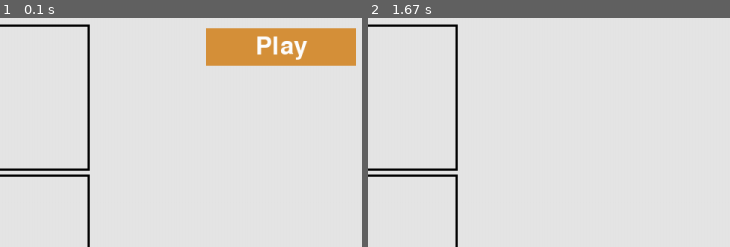
Above: before the commit, frames 1-2 (left to right).
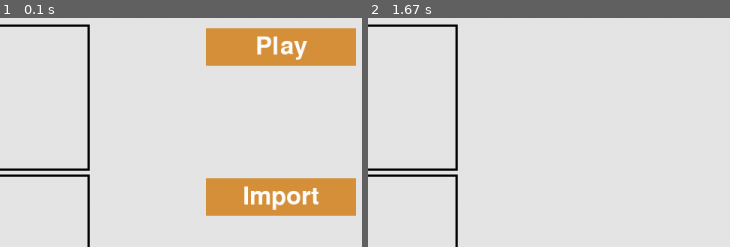
Above: after the commit, the same moments.

Repository: Chen-Carl/pygame-Tic-Tac-Toe
Game: pygame game, started from chess_main.py
Two runs of this game, one before a commit and one after it. Both use one fixed random seed, a clock stepped at 60 frames per second and the inputs below.
Inputs (mouse positions are % of the whole screen's width and height, from its top left):
- Up to frame 1 (0.1 s): no input
- Up to frame 2 (1.67 s): click "Play" at 0.38 s; click (58, 67) at 0.72 s; click (19, 39) at 1.05 s; click (25, 10) at 1.38 s
The pictures show only the part of the screen within x 50-100%, y 0-50%; the shares and areas given below are measured in that part.

The runs differ from the first frame. In frame 1, 6.6% of the frame differs, in the area x 56-99%, y 69-87%; in frame 2, nothing differs.

Commit message:
v1.3 - basic function add a function of importing chessbook

Diff:
--- a/button.py
+++ b/button.py
@@ -1,6 +1,6 @@
 import pygame.font
 class Button():
-    def __init__(self, ai_settings, screen, msg):
+    def __init__(self, ai_settings, screen, center, msg):
         self.screen = screen
         self.screen_rect = screen.get_rect()
 
@@ -10,7 +10,7 @@
         self.font = pygame.font.SysFont(None, 48)
 
         self.rect = pygame.Rect(0, 0, self.width, self.height)
-        self.rect.center = (900, 80)
+        self.rect.center = center
 
         self.prep_msg(msg)
 
--- a/chess_main.py
+++ b/chess_main.py
@@ -14,7 +14,8 @@
     pygame.init()
     ai_settings = Settings()
     screen = pygame.display.set_mode((ai_settings.screen_width, ai_settings.screen_height))
-    play_button = Button(ai_settings, screen, "Play")
+    play_button = Button(ai_settings, screen, (900, 80), "Play")
+    chessbook_button = Button(ai_settings, screen, (900, 280), "Import")
     pygame.display.set_caption("Tic-Tac-Toe")
 
     chessboard = Chessboard(screen)
@@ -24,11 +25,11 @@
     # event loop
     while True:
         # listening events from mouse and keyboard
-        gf.check_events(chessboard.screen, chessboard, pieces, ai_settings, stats, play_button)
+        gf.check_events(chessboard.screen, chessboard, pieces, ai_settings, stats, play_button, chessbook_button)
         # visualize
         if stats.game_active:
             gf.update_pieces(pieces, screen, chessboard, stats, ai_settings)
-        gf.update_screen(ai_settings, screen, chessboard, pieces, play_button, stats)
+        gf.update_screen(ai_settings, screen, chessboard, pieces, play_button, stats, chessbook_button)
 
 
 run_game()
--- a/game_functions.py
+++ b/game_functions.py
@@ -5,7 +5,7 @@
 from piece import Piece
 
 
-def check_events(screen, chessboard, pieces, ai_settings, stats, play_button):
+def check_events(screen, chessboard, pieces, ai_settings, stats, play_button, chessbook_button):
     for event in pygame.event.get():
         if event.type == pygame.QUIT:
             sys.exit()
@@ -15,15 +15,16 @@
             stats.mouse_x = mouse_x
             stats.mouse_y = mouse_y
             check_play_button(stats, play_button, mouse_x, mouse_y, pieces)
+            check_chessbook_button(stats, chessbook_button, mouse_x, mouse_y, pieces)
 
-
-def update_screen(ai_settings, screen, chessboard, pieces, play_button, stats):
+def update_screen(ai_settings, screen, chessboard, pieces, play_button, stats, chessbook_button):
     screen.fill(ai_settings.bg_color)
     chessboard.blit_board()
     for piece in pieces.sprites():
         piece.blit_piece()
     if not stats.game_active:
         play_button.draw_button()
+        chessbook_button.draw_button()
     pygame.display.flip()
 
 
@@ -124,3 +125,8 @@
         pieces.empty()
 
         stats.game_active = True
+
+def check_chessbook_button(stats, chessbook_button, mouse_x, mouse_y, pieces):
+    button_clicked = chessbook_button.rect.collidepoint(mouse_x, mouse_y)
+    if button_clicked and not stats.game_active:
+        print(pieces)
